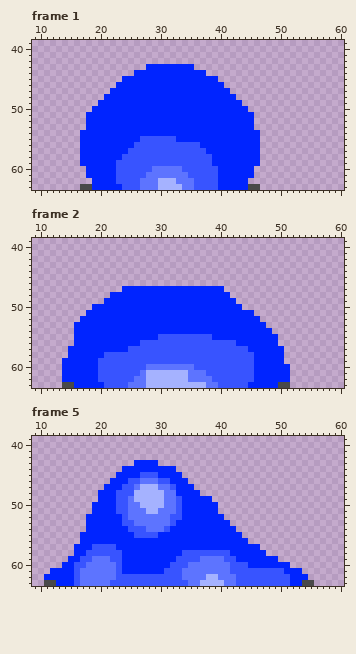
One commit to this pixel-art file: Assets/Arts/Enemies/NormalEnemy/Slime/SlimeMove.aseprite. Above: the version before the commit.
64x64 pixels, 10 frames. Shown: frame 1: x 9..60, y 39..63; frame 2: x 9..60, y 39..63; frame 5: x 9..60, y 39..63. The commit also changed other frames, which this record leaves out.
And afterwards:
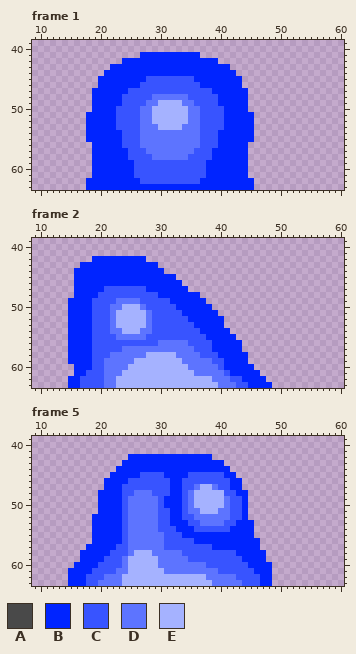
Palette (. is transparent): A #494949  B #0024ff  C #3854ff  D #5d74ff  E #a5b2ff
From the commit log: Upgrade Moving Enemy with State Machine (slime)
The exact change:
--- frame 1
@@ x 15..48 @@
 40 ..................................
-41 ..................................
-42 ..................................
-43 .............BBBBBBBB.............
-44 ...........BBBBBBBBBBBB...........
-45 .........BBBBBBBBBBBBBBBB.........
-46 ........BBBBBBBBBBBBBBBBBB........
-47 .......BBBBBBBBBBBBBBBBBBBB.......
-48 ......BBBBBBBBBBBBBBBBBBBBBB......
-49 .....BBBBBBBBBBBBBBBBBBBBBBBB.....
-50 ....BBBBBBBBBBBBBBBBBBBBBBBBBB....
-51 ...BBBBBBBBBBBBBBBBBBBBBBBBBBBB...
-52 ...BBBBBBBBBBBBBBBBBBBBBBBBBBBB...
-53 ...BBBBBBBBBBBBBBBBBBBBBBBBBBBB...
-54 ..BBBBBBBBBBBBBBBBBBBBBBBBBBBBBB..
-55 ..BBBBBBBBBBCCCCCCBBBBBBBBBBBBBB..
-56 ..BBBBBBBBBCCCCCCCCCCCBBBBBBBBBB..
-57 ..BBBBBBBBCCCCCCCCCCCCCBBBBBBBBB..
-58 ..BBBBBBBCCCCCCCCCCCCCCCBBBBBBBB..
-59 ..BBBBBBCCCCCCCCCCCCCCCCBBBBBBBB..
-60 ...BBBBBCCCCCCDDDDDCCCCCCBBBBBB...
-61 ...BBBBBCCCCCDDDDDDDCCCCCBBBBBB...
-62 ....BBBBCCCCDDDEEEDDDCCCCBBBBB....
-63 ..AABBBBBCCCDDDEEEEDDCCCCBBBBBAA..
+41 ............BBBBBBBBBB............
+42 .........BBBBBBBBBBBBBBBB.........
+43 .......BBBBBBBBBBBBBBBBBBBB.......
+44 ......BBBBBBBBBBBBBBBBBBBBBB......
+45 .....BBBBBBBBCCCCCCCCBBBBBBBB.....
+46 .....BBBBBBBCCCCCCCCCCBBBBBBB.....
+47 ....BBBBBBCCCCCCCCCCCCCCBBBBBB....
+48 ....BBBBBCCCCCDDDDDDCCCCCBBBBB....
+49 ....BBBBBCCCCDDEEEEDDCCCCBBBBB....
+50 ....BBBBCCCCDDEEEEEEDDCCCCBBBB....
+51 ...BBBBBCCCCDDEEEEEEDDCCCCBBBBB...
+52 ...BBBBBCCCCDDEEEEEEDDCCCCBBBBB...
+53 ...BBBBBCCCCDDDEEEEDDDCCCCBBBBB...
+54 ...BBBBBBCCCDDDDDDDDDDCCCBBBBBB...
+55 ...BBBBBBCCCDDDDDDDDDDCCCBBBBBB...
+56 ....BBBBBCCCDDDDDDDDDDCCCBBBBB....
+57 ....BBBBBBCCCDDDDDDDDCCCBBBBBB....
+58 ....BBBBBBCCCCDDDDDDCCCCBBBBBB....
+59 ....BBBBBBBCCCCCCCCCCCCBBBBBBB....
+60 ....BBBBBBBCCCCCCCCCCCCBBBBBBB....
+61 ....BBBBBBBCCCCCCCCCCCCBBBBBBB....
+62 ...BBBBBBBBBCCCCCCCCCCBBBBBBBBB...
+63 ...BBBBBBBBBBBBBBBBBBBBBBBBBBBB...
--- frame 2
@@ x 9..60 @@
 41 ....................................................
-42 ....................................................
-43 ....................................................
-44 ....................................................
-45 ....................................................
-46 ....................................................
-47 ...............BBBBBBBBBBBBBBBBB....................
-48 .............BBBBBBBBBBBBBBBBBBBB...................
-49 ............BBBBBBBBBBBBBBBBBBBBBB..................
-50 ..........BBBBBBBBBBBBBBBBBBBBBBBBB.................
-51 .........BBBBBBBBBBBBBBBBBBBBBBBBBBBB...............
-52 ........BBBBBBBBBBBBBBBBBBBBBBBBBBBBBB..............
-53 .......BBBBBBBBBBBBBBBBBBBBBBBBBBBBBBBB.............
-54 .......BBBBBBBBBBBBBBBBBBBBBBBBBBBBBBBBB............
-55 .......BBBBBBBBBBBBBBCCCCCCCCCBBBBBBBBBBB...........
-56 .......BBBBBBBBBBBCCCCCCCCCCCCCCCCBBBBBBB...........
-57 ......BBBBBBBBBBCCCCCCCCCCCCCCCCCCCCBBBBBB..........
-58 ......BBBBBBCCCCCCCCCCCCCCCCCCCCCCCCCBBBBB..........
-59 .....BBBBBBCCCCCCCCCCCCCCCCCCCCCCCCCCBBBBB..........
-60 .....BBBBBBCCCCCCCCDDDDDDDDCCCCCCCCCCBBBBBB.........
-61 .....BBBBBBCCCCCCCDEEEEEEEDDDCCCCCCCCBBBBBB.........
-62 .....BBBBBBCCCCCCDDEEEEEEEDDDDCCCCCCCBBBBBB.........
-63 .....AABBBBBCCCCDDDEEEEEEEEEEDDCCCCCBBBBBAA.........
+42 ..........BBBBBBBBB.................................
+43 ........BBBBBBBBBBBBB...............................
+44 .......BBBBBBBBBBBBBBB..............................
+45 .......BBBBBBBBBBBBBBBBB............................
+46 .......BBBBBBBBBBBBBBBBBB...........................
+47 .......BBBBBCCCCCCCBBBBBBB..........................
+48 .......BBBBCCCCCCCCCCBBBBBBB........................
+49 ......BBBBCCCCDDDDCCCCCBBBBBB.......................
+50 ......BBBBCCCDDEEEDCCCCCBBBBBB......................
+51 ......BBBBCCCDEEEEEDCCCCCBBBBBB.....................
+52 ......BBBBCCCDEEEEEDCCCCCCBBBBBB....................
+53 ......BBBBCCCDEEEEEDCCCCCCCBBBBB....................
+54 ......BBBBCCCDDEEEDDCCCCCCCCBBBBB...................
+55 ......BBBBCCCCDDDDDCCCCCCCCCCBBBBB..................
+56 ......BBBBCCCCCCCCCCCDDDDDCCCCBBBBB.................
+57 ......BBBBCCCCCDDDDDDDDDDDDCCCBBBBB.................
+58 ......BBBBCCCDDDDDDEEEEEDDDDCCCBBBBB................
+59 ......BBBBCCDDDDDEEEEEEEEDDDDDCCBBBB................
+60 .......BBBCCDDDDEEEEEEEEEEDDDDDCBBBBB...............
+61 .......BBCCCDDDEEEEEEEEEEEEDDDDDCBBBBB..............
+62 ......BBCCCCDDEEEEEEEEEEEEEEEEDDDCCBBBB.............
+63 ......BBCCCCDDEEEEEEEEEEEEEEEEEDDDCCBBBB............
--- frame 5
@@ x 9..60 @@
 41 ....................................................
-42 ....................................................
-43 .................BBBB...............................
-44 ...............BBBBBBBBB............................
-45 ..............BBBBCCCBBBB...........................
-46 .............BBBCCDDDCCBBB..........................
-47 ............BBBCCDEEEDDCBBB.........................
-48 ...........BBBCCCEEEEEDDBBBB........................
-49 ...........BBBCCDEEEEEDDCBBBBB......................
-50 ..........BBBBCCDDEEEEDDCBBBBBB.....................
-51 ..........BBBBCCDDDEEDDDCBBBBBB.....................
-52 .........BBBBBBCDDDDDDDCCBBBBBBB....................
-53 .........BBBBBBCCDDDDDDCBBBBBBBBB...................
-54 .........BBBBBBBCCCDDDCBBBBBBBBBBB..................
-55 ........BBBBBBBBBCCCCBBBBBBBBBBBBBB.................
-56 ........BBBBBBBBBBBBBBBBBBBBBBBBBBBB................
-57 .......BBBCCCCBBBBBBBBBBBBBBBBBBBBBBBB..............
-58 .......BBCCCCCCBBBBBBBBBBCCCCCCCCBBBBBB.............
-59 ......BBCCDDDCCBBBBBBBBBCCCCDDDDCCBBBBBBB...........
-60 .....BBCCDDDDDCBBBBBBBBCCCDDDDDDDCCCBBBBBBB.........
-61 ...BBBBCDDDDDDCBBBBBBBCCCDDDDDDDDCCCCCCCCCBBB.......
-62 ..BBBBBCDDDDDDCCCCCCCCCCCDDDDEEDDDCCCCCCCCCBBB......
-63 ..AABBBCDDDDDCCCCCCCCCCCCCDDEEEEDDCCCCCCCCCBBAA.....
+42 ................BBBBBBBBBBBBBB......................
+43 ...............BBBBBBBBBBBBBBBBB....................
+44 ..............BBBBBBBBBBBBBBBBBBB...................
+45 .............BBBBBCCCCBBBBCCCCCCBB..................
+46 ............BBBBCCCCCCCBBCCCCCCCCBB.................
+47 ............BBBCCCCCCCCBBCCDEEDCCBB.................
+48 ...........BBBBCCDDDCCCBBCDEEEEECCBB................
+49 ...........BBBBCDDDDDCBBBCDEEEEEDCCB................
+50 ...........BBBBCDDDDDCBBBCDEEEEEDCCB................
+51 ...........BBBBCDDDDDCCBBCDDEEEDDCCB................
+52 ..........BBBBBCDDDDDCCBBCCDDDDDDCCB................
+53 ..........BBBBBCDDDDDCCBBBCCDDDDCCBBB...............
+54 ..........BBBBBCDDDDDCCCBBBCCCCCCBBBB...............
+55 ..........BBBBBCDDDDDDCCCBBBBBBBBBBBB...............
+56 ..........BBBBBCDDDDDDCCCCCBBBBBBBBBBB..............
+57 .........BBBBBCCDDDDDDCCCCCCCCBBBBBBBB..............
+58 ........BBBBBCCCDEEEDDDDDCCCCCCCCCBBBBB.............
+59 ........BBBBCCCDEEEEEDDDDDCCCCCCCCCBBBB.............
+60 .......BBBBCCCCDEEEEEDDDDDDDDCCCCCCCBBBB............
+61 ......BBBBCCCCDDEEEEEEDDDDDDDDDCCCCCCBBB............
+62 ......BBBCCCDDDEEEEEEEEEEEEEEDDDDDCCCCBB............
+63 ......BBBCCDDDDEEEEEEEEEEEEEEEDDDDDCCCBB............
